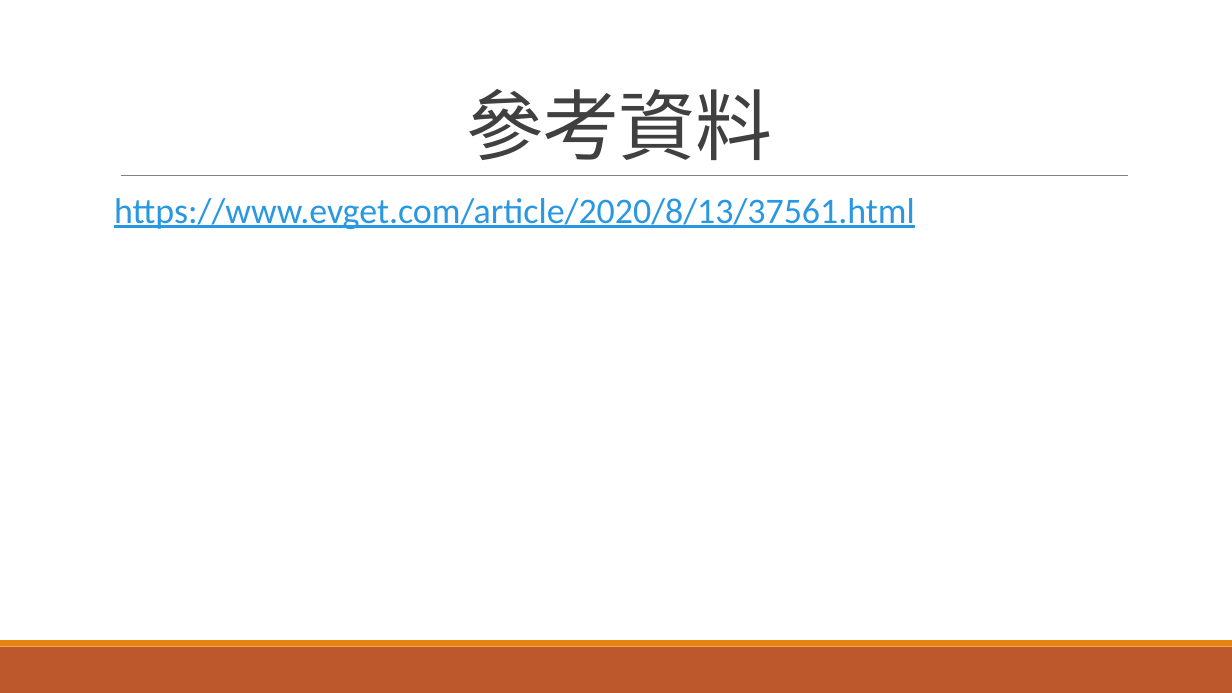
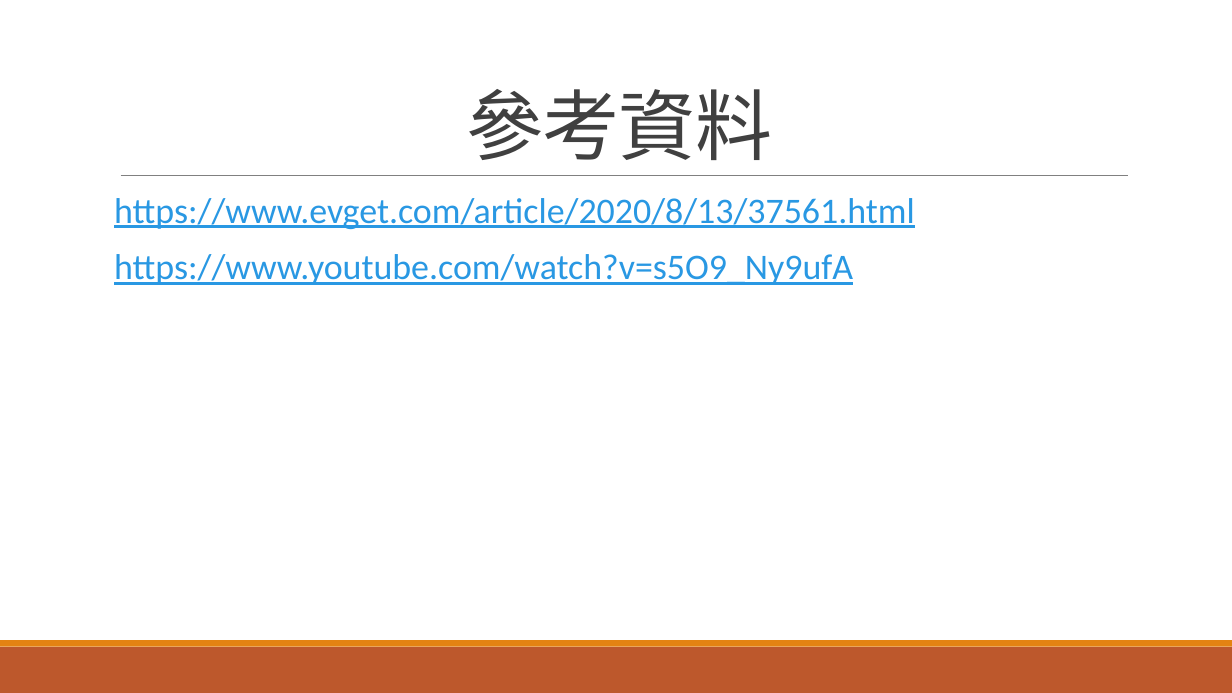
Before and after one commit to 40823232/cd2021, a slide deck: slide 8 of downloads/Stage2-bg2分組報告.pptx. Drawn at 1232x693 pixels with LibreOffice and Linux fonts; fonts in the diff are those of the drawing. Boxes give left, top, right and bottom in pixels: in the first picture for what was removed or moved away, otherwise in the second. Text is boxed around its words. In the diff, an @@ line names an element or a change of style, - is before the commit and + after.

```diff
--- a/downloads/Stage2-bg2分組報告.pptx
+++ b/downloads/Stage2-bg2分組報告.pptx
@@ text at (x1=114, y1=254, x2=853, y2=285): paragraph added @@
+  https://www.youtube.com/watch?v=s5O9_Ny9ufA
```
Also in this commit, not shown: 1 other slide changed, 4 other files.
